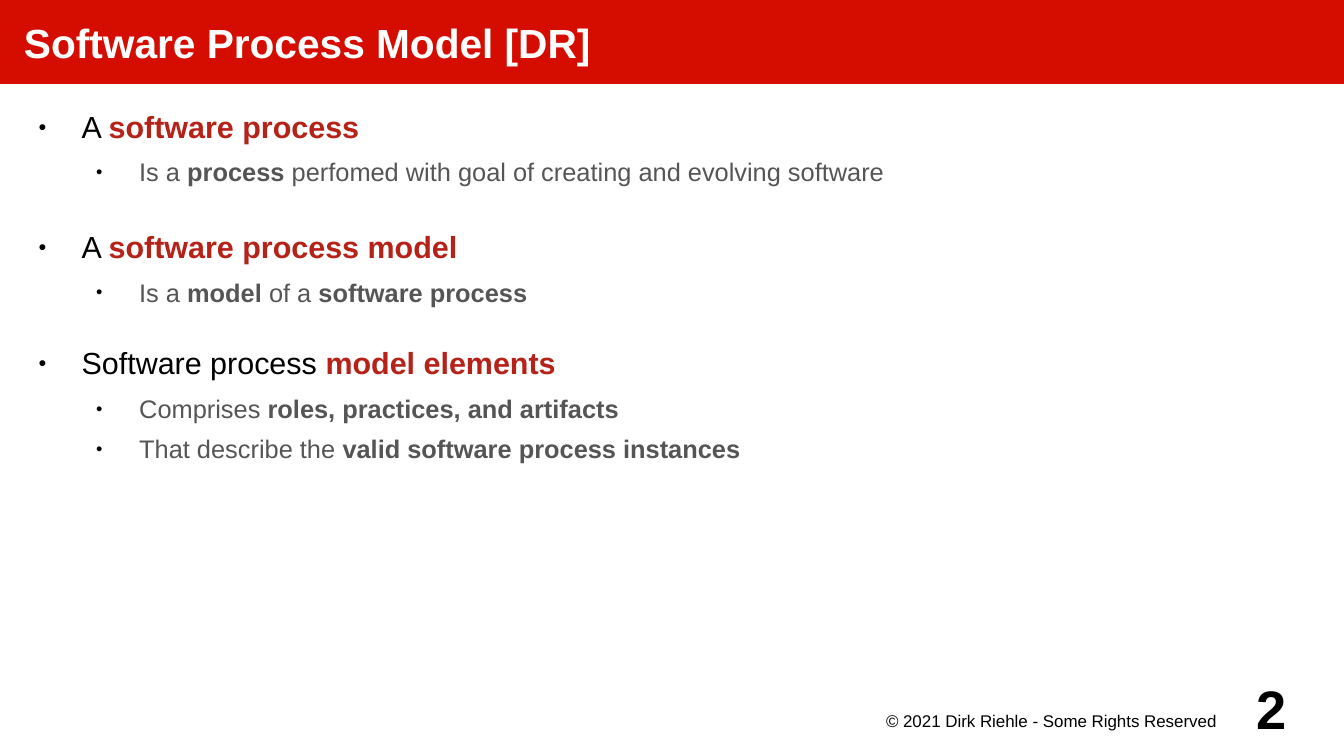
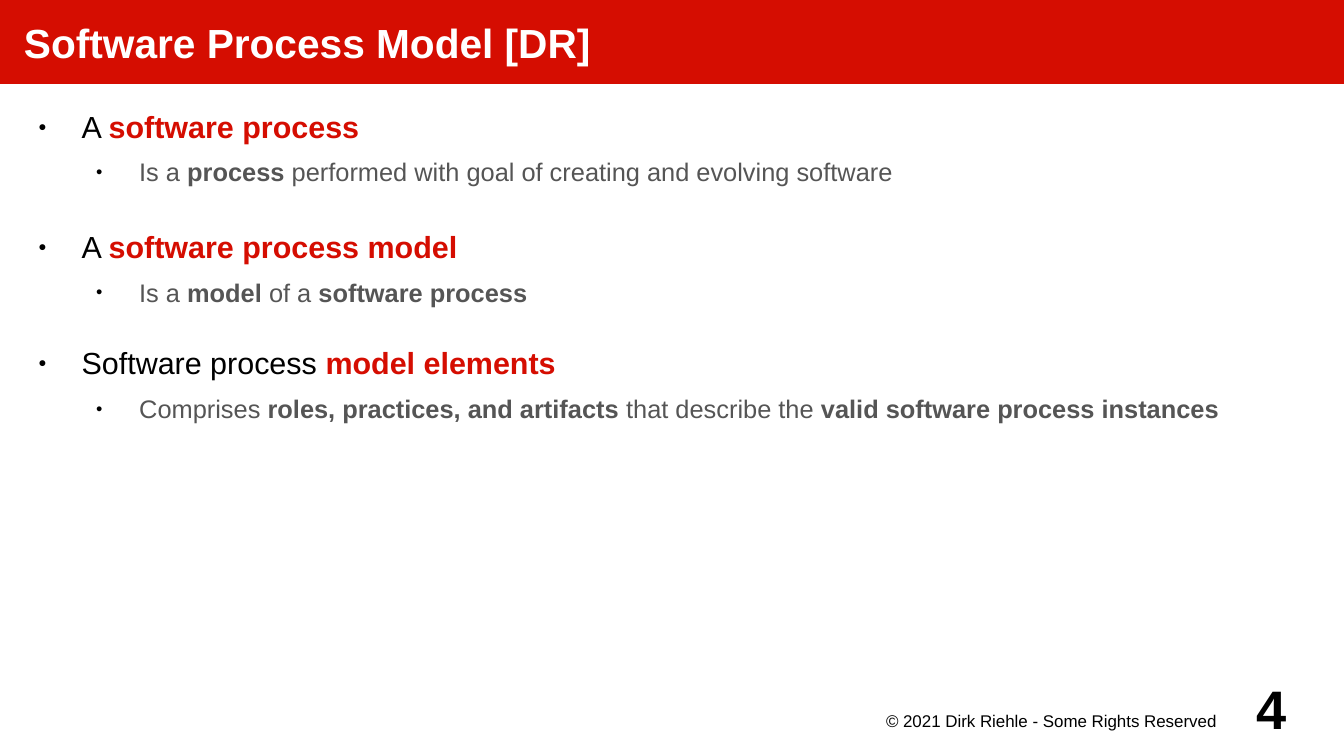
Before and after one commit to dirkriehle/amos-course, a slide deck: slide 4 of Lecture slides/AMOS C02 - Three Process Models.odp (slide 2 before the commit). Drawn at 1344x756 pixels with LibreOffice and Linux fonts; fonts in the diff are those of the drawing. Boxes give left, top, right and bottom in pixels: in the first picture for what was removed or moved away, otherwise in the second. Text is boxed around its words. In the diff, an @@ line names an element or a change of style, - is before the commit and + after.

```diff
--- a/Lecture slides/AMOS C02 - Three Process Models.odp
+++ b/Lecture slides/AMOS C02 - Three Process Models.odp
@@ text at box(82, 116, 556, 380): text colour #B62118 to #D50D01 in "software process", "software process model", "model elements" @@
@@ text at box(139, 162, 893, 187): text changed @@
-  ● Is a process perfomed with goal of creating and evolving software
+  ● Is a process performed with goal of creating and evolving software
@@ text at box(139, 399, 1219, 423): text changed @@
-  ● Comprises roles, practices, and artifacts
-  ● That describe the valid software process instances
+  ● Comprises roles, practices, and artifacts that describe the valid software process instances
@@ page number at box(1257, 691, 1287, 729): text changed @@
-2
+4
```
Also in this commit, not shown: 7 other slides changed, 5 slides added, 5 other files.
